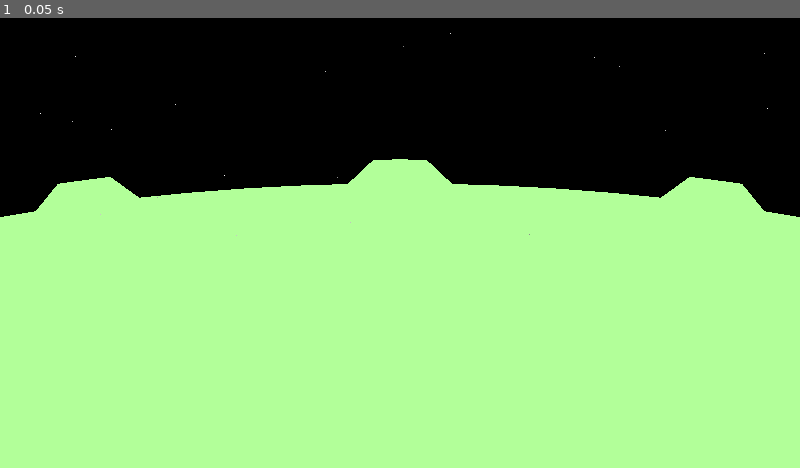
Above: before the commit, frame 1.
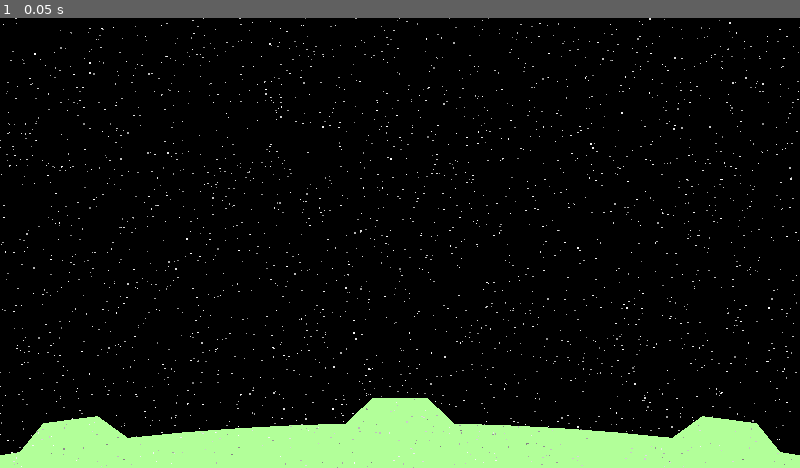
Above: after the commit, the same moment.

Repository: tartley/missile-commander
Game: Godot game, scene res://main.tscn
Two runs of this game, one before a commit and one after it. Both use one fixed random seed, a clock stepped at 60 frames per second and the inputs below.
Inputs:
- Up to frame 1 (0.05 s): no input

The runs differ from the first frame. In frame 1, 53% of the frame differs, in the area x 0-100%, y 0-100%.

Commit message:
Fix camera zoom. Mouse offers normalized position
Remove spurious 0.5 zoom I discovered on camera properties,
source or intent unknown. Had to reduce size that everything
drew by 2. This matches up with suspicions I was having that
everything I had drawn was eight times too small. Now is only
4. :-)

Mouse now offers normalized co-ordinates. Other nodes that use
mouse position to do somethig themselves (e.g. camera panning)
can use that to pan over the extent they choose, without having
to worry if mouse panning changes.

Diff:
--- a/camera.gd
+++ b/camera.gd
@@ -1,17 +1,25 @@
 extends Camera2D
 
-const PAN := true
+const PAN_CAMERA := true
 
-func _ready():
-    zoom = Vector2(0.5, 0.5) # TODO Is this deliberate?
+func get_camera_position(input:Vector2) -> Vector2:
+    var pos := Vector2(0, %Ground.RADIUS + get_viewport_rect().size.y * 0.4)
+    var rot := float(0.0)
+    if PAN_CAMERA:
+        pos += Vector2(
+            input.x * 1500,
+            get_viewport_rect().size.y * 0.1 * input.y,
+        )
+    return pos
+
+func get_camera_rotation(input:Vector2) -> float:
+    return input.x / -12
 
 func _process(_delta):
+    var pan:Vector2
     if Engine.is_editor_hint():
         # TODO draw extents
         pass
     else:
-        var pos := Vector2(0, %Ground.RADIUS + get_viewport_rect().size.y * 0.8)
-        if PAN:
-            pos += Vector2(%Mouse.position.x / 3.6, (%Mouse.position.y - %Ground.RADIUS) * 0.1)
-            rotation = position.x / -20000
-        position = pos
+        position = get_camera_position(%Mouse.normalized)
+        rotation = get_camera_rotation(%Mouse.normalized)
--- a/ground.gd
+++ b/ground.gd
@@ -6,7 +6,7 @@
 class_name Ground extends Node2D
 
 # The ground is a pizza-slice shaped segment of a circular planet, centered at (0, 0), with:
-const RADIUS := 23000.0
+const RADIUS := 12000.0
 # extending for PLANET_ANGLE radians on either side of 'straight up':
 const PLANET_ANGLE := PI / 16.0
 const HILL_HEIGHT := RADIUS / 100.0
--- a/main.tscn
+++ b/main.tscn
@@ -16,9 +16,6 @@
 ignore_rotation = false
 script = ExtResource("1_2ff6t")
 
-[node name="Polar" type="Node" parent="."]
-script = ExtResource("5_6n56b")
-
 [node name="World" type="Node2D" parent="."]
 
 [node name="Ground" type="Node2D" parent="World"]
@@ -31,5 +28,7 @@
 
 [node name="Sky" type="Node2D" parent="World"]
 unique_name_in_owner = true
-scale = Vector2(1, 1)
 script = ExtResource("4_neypf")
+
+[node name="Polar" type="Node" parent="."]
+script = ExtResource("5_6n56b")
--- a/mouse.gd
+++ b/mouse.gd
@@ -1,50 +1,62 @@
 extends Node2D
 
 # mouse can move around in these world co-ordinates
+# TODO would be nice if this used a Polar extent instead of cartesian Rect2
 var extent_polar: Rect2
+
+# Mouse position normalized to lie within (-1 to 1, 0 to 1)
+var normalized: Vector2
 
 # Mouse position, as (angle from up in radians, height above planet surface)
 var world_polar: Polar:
     get:
         return world_polar
     set(value):
-        world_polar = value
+        world_polar = constrain(value, extent_polar)
         position = world_polar.cartesian()
+        normalized = normalize(world_polar, extent_polar)
 
-func constrain(initial: Polar, extent: Rect2) -> void:
-    "Modifies 'initial' in-place to lie within 'extent'"
-    initial.angle = max(initial.angle, extent.position.x)
-    initial.radius = max(initial.radius, extent.position.y)
-    initial.angle = min(initial.angle, extent.end.x)
-    initial.radius = min(initial.radius, extent.end.y)
+func constrain(initial: Polar, extent: Rect2) -> Polar:
+    "Return 'initial', modified to lie within 'extent'"
+    return Polar.new(
+        min(extent.end.x, max(extent.position.x, initial.angle)),
+        min(extent.end.y, max(extent.position.y, initial.radius)),
+    )
+
+func normalize(point:Polar, extent:Rect2) -> Vector2:
+    '''Convert point's position within extent to range x:(-1 to +1), y:(0 to 1)'''
+    return Vector2(
+        point.angle / (extent.end.x - extent.position.x),
+        (point.radius - extent.position.y) / (extent.end.y - extent.position.y),
+    )
 
 func _ready():
-    extent_polar = Rect2(-%Ground.PLANET_ANGLE, %Ground.RADIUS + get_viewport_rect().size.y * 0.11, %Ground.PLANET_ANGLE * 2.0, get_viewport_rect().size.y * 18/10)
+    extent_polar = Rect2(-%Ground.PLANET_ANGLE, %Ground.RADIUS + get_viewport_rect().size.y * 0.11, %Ground.PLANET_ANGLE * 2.0, get_viewport_rect().size.y * 9/10)
 
 func _notification(what):
     match what:
         MainLoop.NOTIFICATION_APPLICATION_FOCUS_IN:
             Input.mouse_mode = Input.MOUSE_MODE_CAPTURED
-            world_polar = Polar.new(0, %Ground.RADIUS + get_viewport_rect().size.y * 5/10)
+            world_polar = Polar.new(0, %Ground.RADIUS + get_viewport_rect().size.y * 0.5)
         MainLoop.NOTIFICATION_APPLICATION_FOCUS_OUT:
             Input.mouse_mode = Input.MOUSE_MODE_VISIBLE
 
 func _input(event: InputEvent):
     if event is InputEventMouseMotion:
-        world_polar.angle += event.relative.x * 0.00012
-        world_polar.radius -= event.relative.y * 4
-        constrain(world_polar, extent_polar)
-        position = world_polar.cartesian()
+        world_polar = Polar.new(
+            world_polar.angle + event.relative.x * 0.00012,
+            world_polar.radius - event.relative.y * 4,
+        )
 
 func _draw():
     var verts: Array[Vector2] = [
-        Vector2(-120, 0),
-        Vector2(-40, 0),
-        Vector2(40, 0),
-        Vector2(120, 0),
-        Vector2(0, -88),
-        Vector2(0, -40),
-        Vector2(0, 40),
-        Vector2(0, 88),
+        Vector2(-60, 0),
+        Vector2(-20, 0),
+        Vector2(20, 0),
+        Vector2(60, 0),
+        Vector2(0, -44),
+        Vector2(0, -20),
+        Vector2(0, 20),
+        Vector2(0, 44),
     ]
-    draw_multiline(verts, Color(.5, .6, .7), 8.0)
+    draw_multiline(verts, Color(.5, .6, .7), 4.0)
--- a/sky.gd
+++ b/sky.gd
@@ -1,9 +1,8 @@
 extends Node2D
 
+const SCROLL_SPEED := 0.1
+
 var _random = RandomNumberGenerator.new()
-
-func _process(_delta):
-    position += Vector2(_random.randf_range(-2, +2), _random.randf_range(-0.1, +0.1))
 
 func _draw():
     var verts: Array[Vector2] = []
@@ -12,9 +11,9 @@
     var y: int
     var size:float
     var bright: float
-    for i in range(100):
+    for i in range(10000):
         x = _random.randi_range(-5400, 5400)
-        y = _random.randi_range(22500, 27500)
+        y = _random.randi_range(%Ground.RADIUS * 0.9, %Ground.RADIUS + get_viewport_rect().size.y * 0.9)
         size = _random.randf_range(5.0, 8.0)
         bright = _random.randf_range(0.5, 1.0)
         verts.append(Vector2(x, y))
